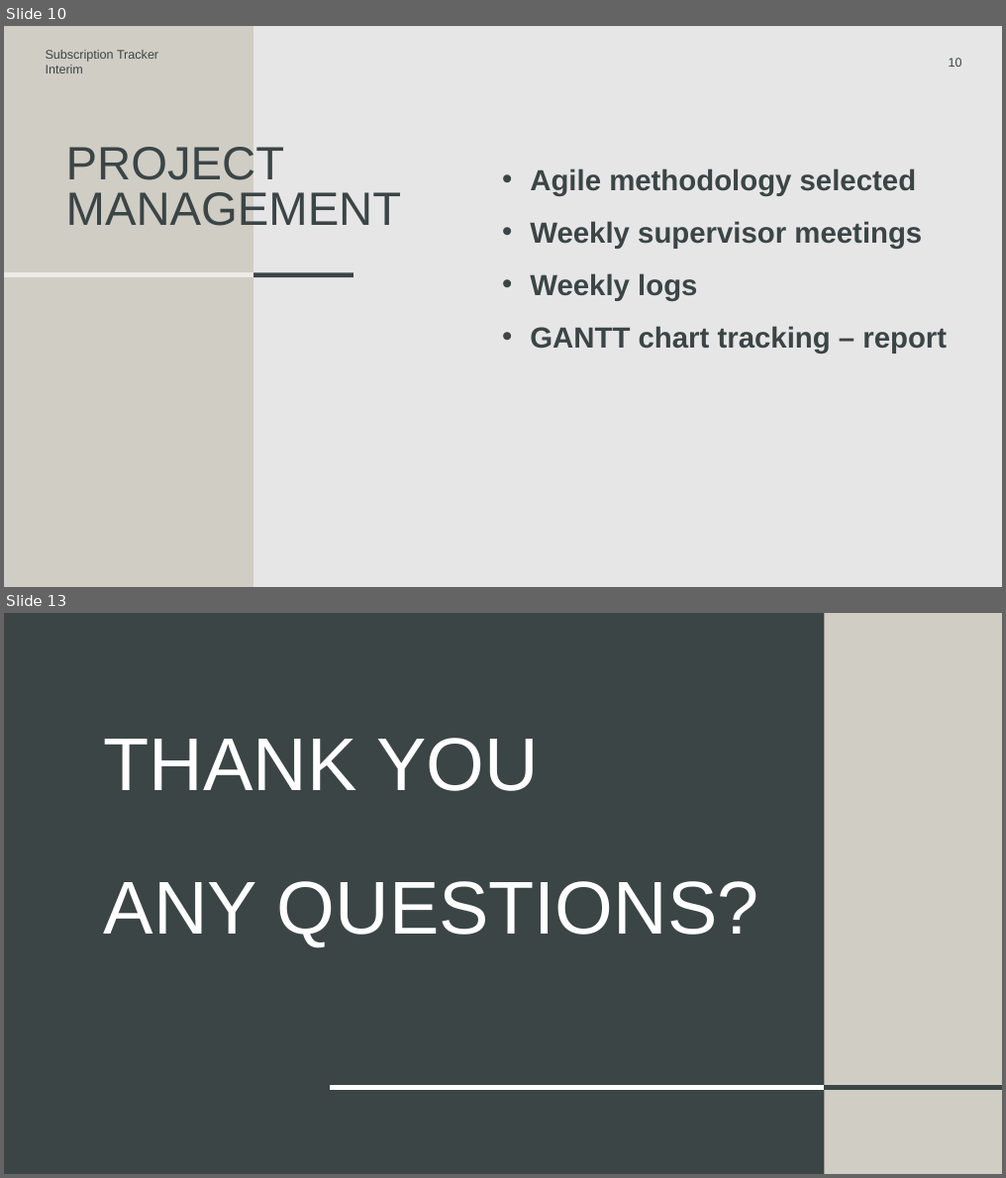
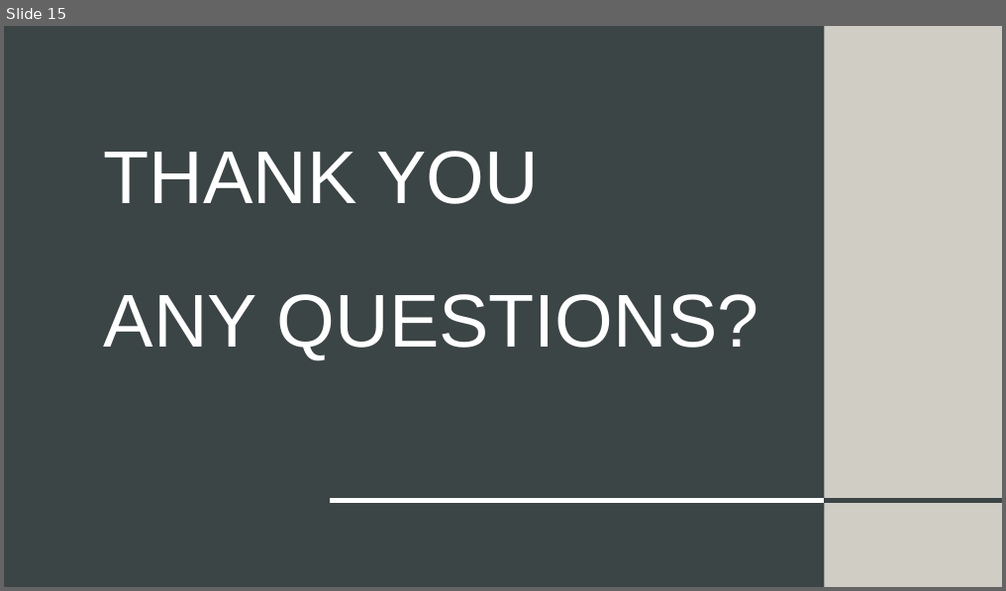
Before and after one commit to DorkSoul/4th-Year, a slide deck: Final-Year-Project/Subscription Tracker.pptx. Shown one above the other, each under a label of ours: slides 10 and 13 before the commit, slide 15 after it; the slides between them are not shown. The pictures are 1006x1178 and 1006x591 pixels, drawn with LibreOffice and Linux fonts; fonts in the diff are those of the drawing. Boxes give left, top, right and bottom in pixels: in the first picture for what was removed or moved away, otherwise in the second. Text is boxed around its words. In the diff, an @@ line names an element or a change of style, - is before the commit and + after.

```diff
--- a/Final-Year-Project/Subscription Tracker.pptx
+++ b/Final-Year-Project/Subscription Tracker.pptx
@@ slide 10 removed at <box>4,26,1002,587</box>, background #E7E6E6 @@
@@ rectangle removed at <box>4,26,254,587</box> @@
@@ text removed at <box>46,50,158,74</box> @@
-Subscription Tracker
-Interim
@@ page number removed at <box>948,58,962,67</box> @@
-10
@@ title removed at <box>66,147,401,226</box> @@
-PROJECT MANAGEMENT
@@ text removed at <box>530,169,946,354</box> @@
-• Agile methodology selected
-• Weekly supervisor meetings
-• Weekly logs
-• GANTT chart tracking – report
@@ line removed from (4, 275) to (253, 275) @@
@@ line removed from (254, 275) to (353, 275) @@
@@ what was slide 13 is now slide 15 @@
```
Also in this commit, not shown: 10 slides changed, 4 slides added, 1 other slide removed, 26 other files.
